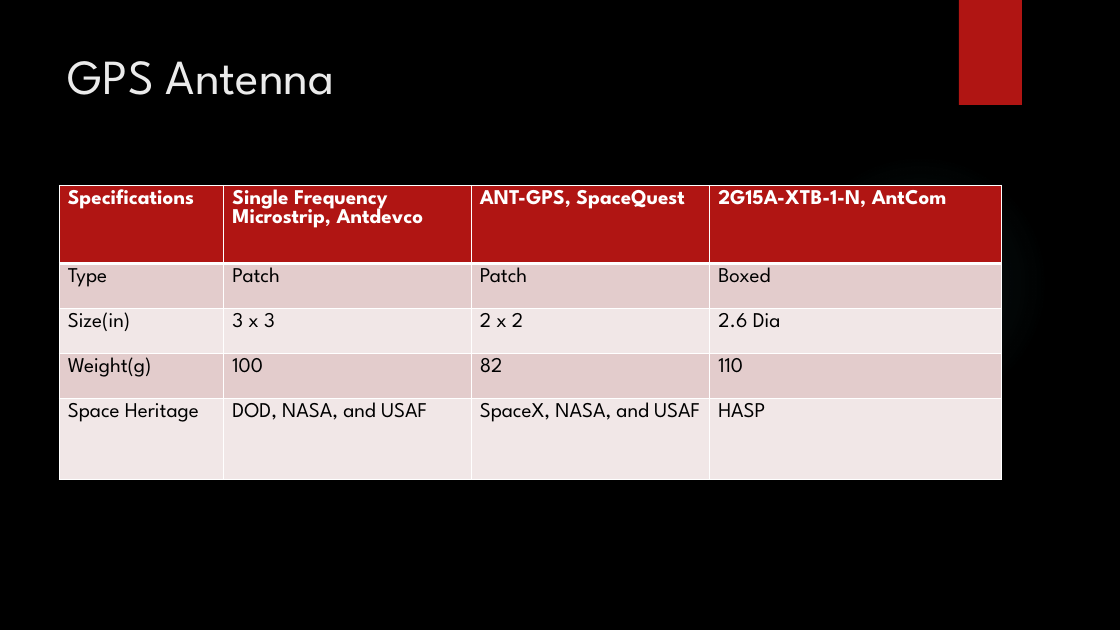
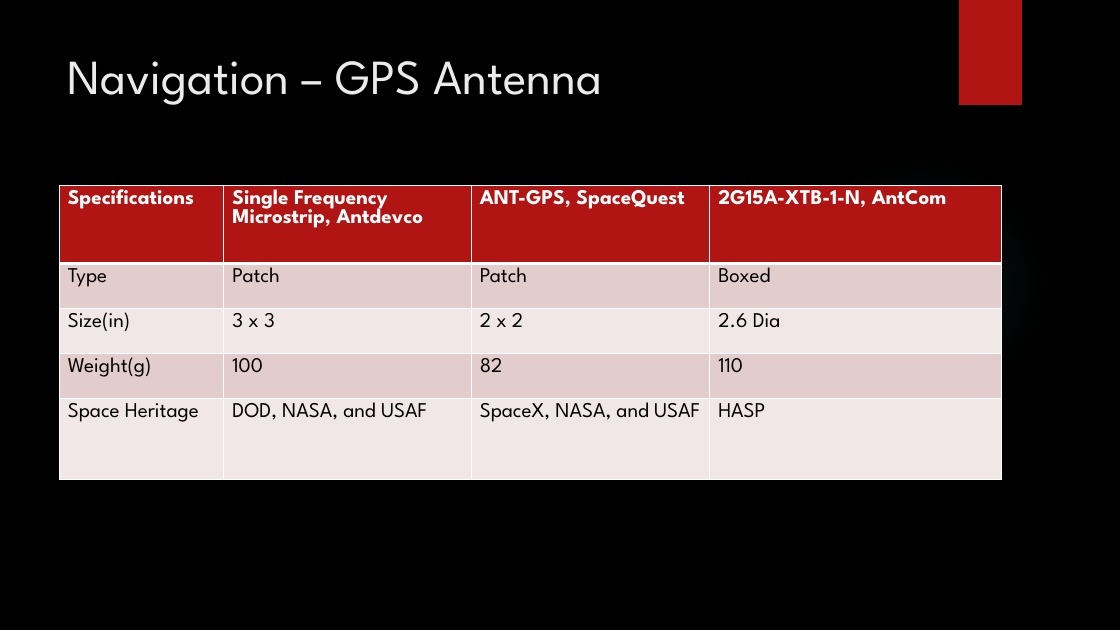
Before and after one commit to HASP-UMN/CubeSat, a slide deck: slide 11 of Presentations/PDR_Presentation.pptx (slide 9 before the commit). Drawn at 1120x630 pixels with LibreOffice and Linux fonts; fonts in the diff are those of the drawing; background and template pictures are left out. Boxes give left, top, right and bottom in pixels: in the first picture for what was removed or moved away, otherwise in the second. Text is boxed around its words. In the diff, an @@ line names an element or a change of style, - is before the commit and + after.

```diff
--- a/Presentations/PDR_Presentation.pptx
+++ b/Presentations/PDR_Presentation.pptx
@@ title at (x1=68, y1=61, x2=602, y2=105): text changed @@
-GPS Antenna
+Navigation – GPS Antenna
```
Also in this commit, not shown: 13 other slides changed, 3 slides added, 1 slide removed, 1 other file.
